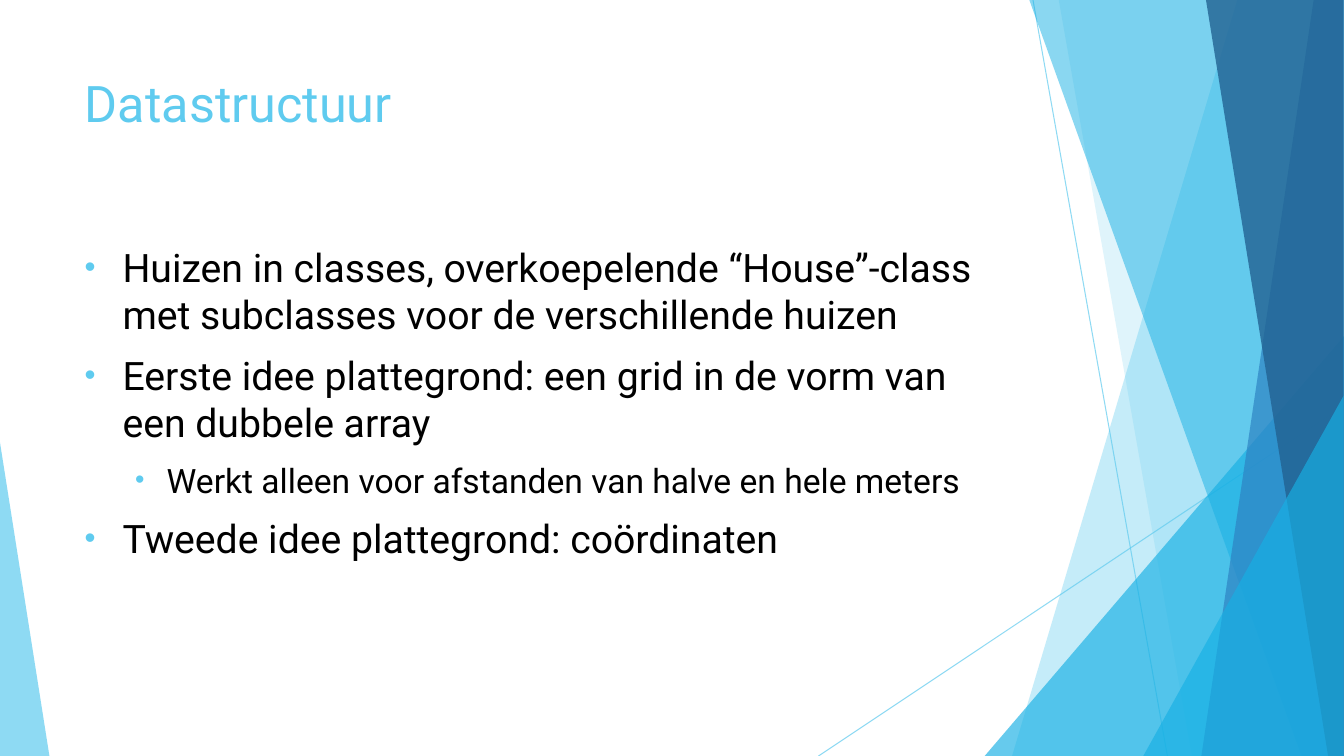
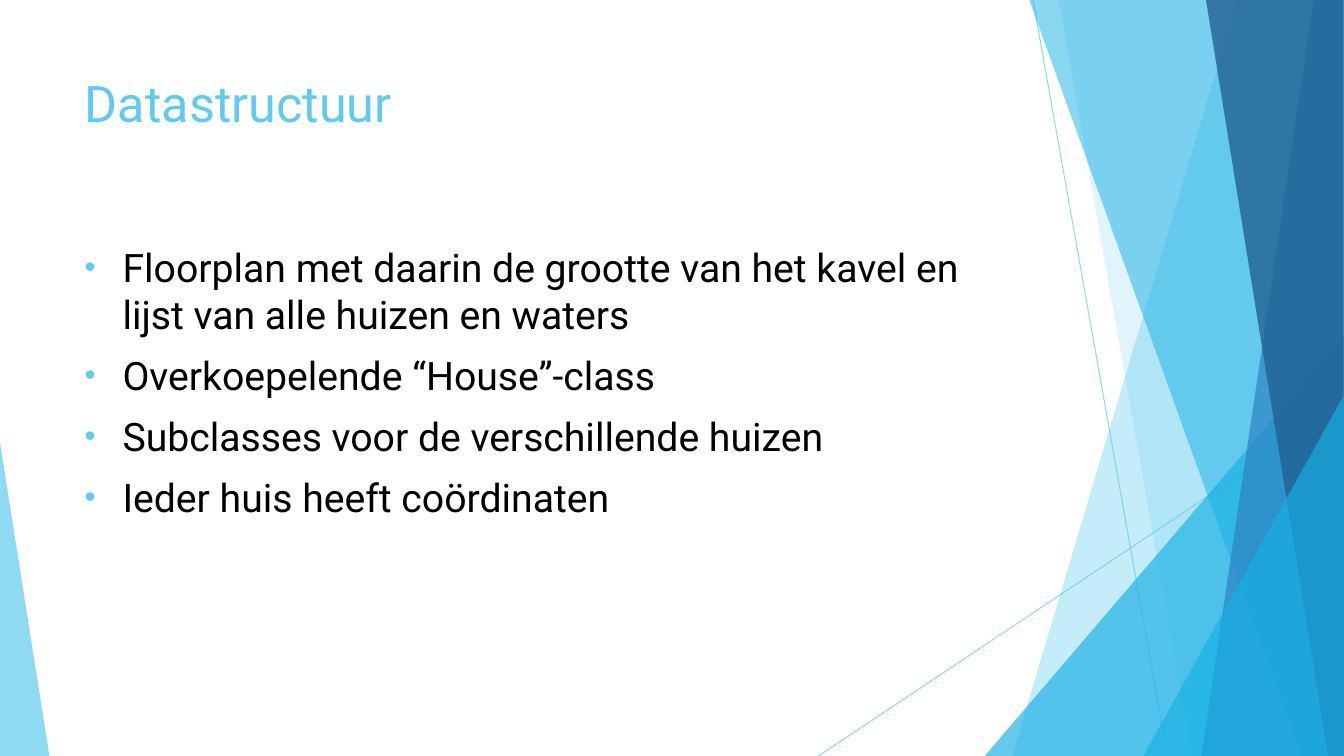
Before and after one commit to roosgreven/Heuristieken, a slide deck: slide 3 of files/presentatie heuristieken.pptx (slide 7 before the commit). Drawn at 1344x756 pixels with LibreOffice and Linux fonts; fonts in the diff are those of the drawing. Boxes give left, top, right and bottom in pixels: in the first picture for what was removed or moved away, otherwise in the second. Text is boxed around its words. In the diff, an @@ line names an element or a change of style, - is before the commit and + after.

Commit message:
water in greedy, it works, and almost finished ppt

```diff
--- a/files/presentatie heuristieken.pptx
+++ b/files/presentatie heuristieken.pptx
@@ text at (123, 252, 958, 513): text changed @@
-• Huizen in classes, overkoepelende “House”-class met subclasses voor de verschillende huizen
-• Eerste idee plattegrond: een grid in de vorm van een dubbele array
-  • Werkt alleen voor afstanden van halve en hele meters
-• Tweede idee plattegrond: coördinaten
+• Floorplan met daarin de grootte van het kavel en lijst van alle huizen en waters
+• Overkoepelende “House”-class
+• Subclasses voor de verschillende huizen
+• Ieder huis heeft coördinaten
```
Also in this commit, not shown: 1 other slide changed, 4 slides added, 8 slides removed, 8 other files.
